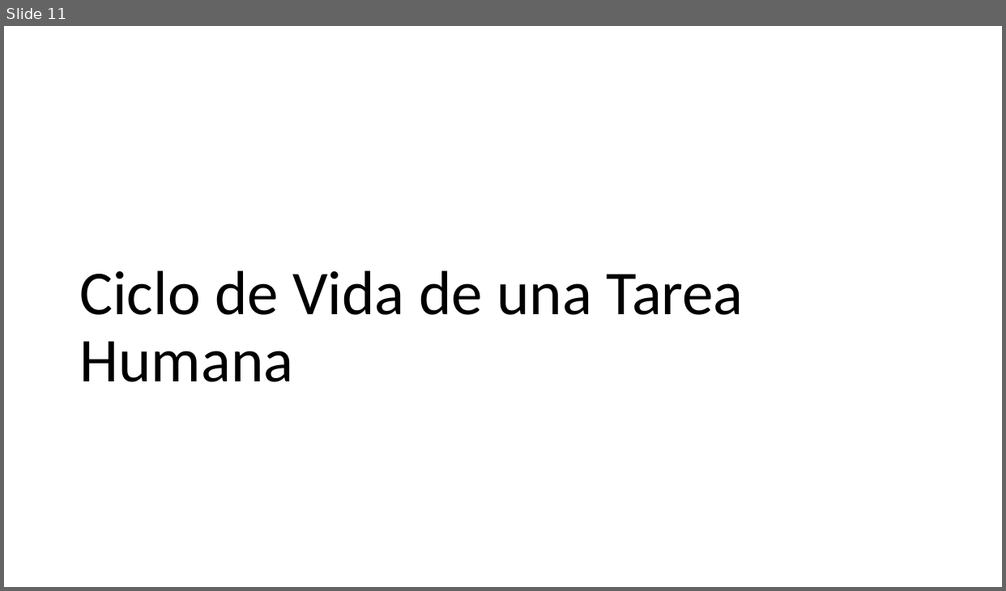
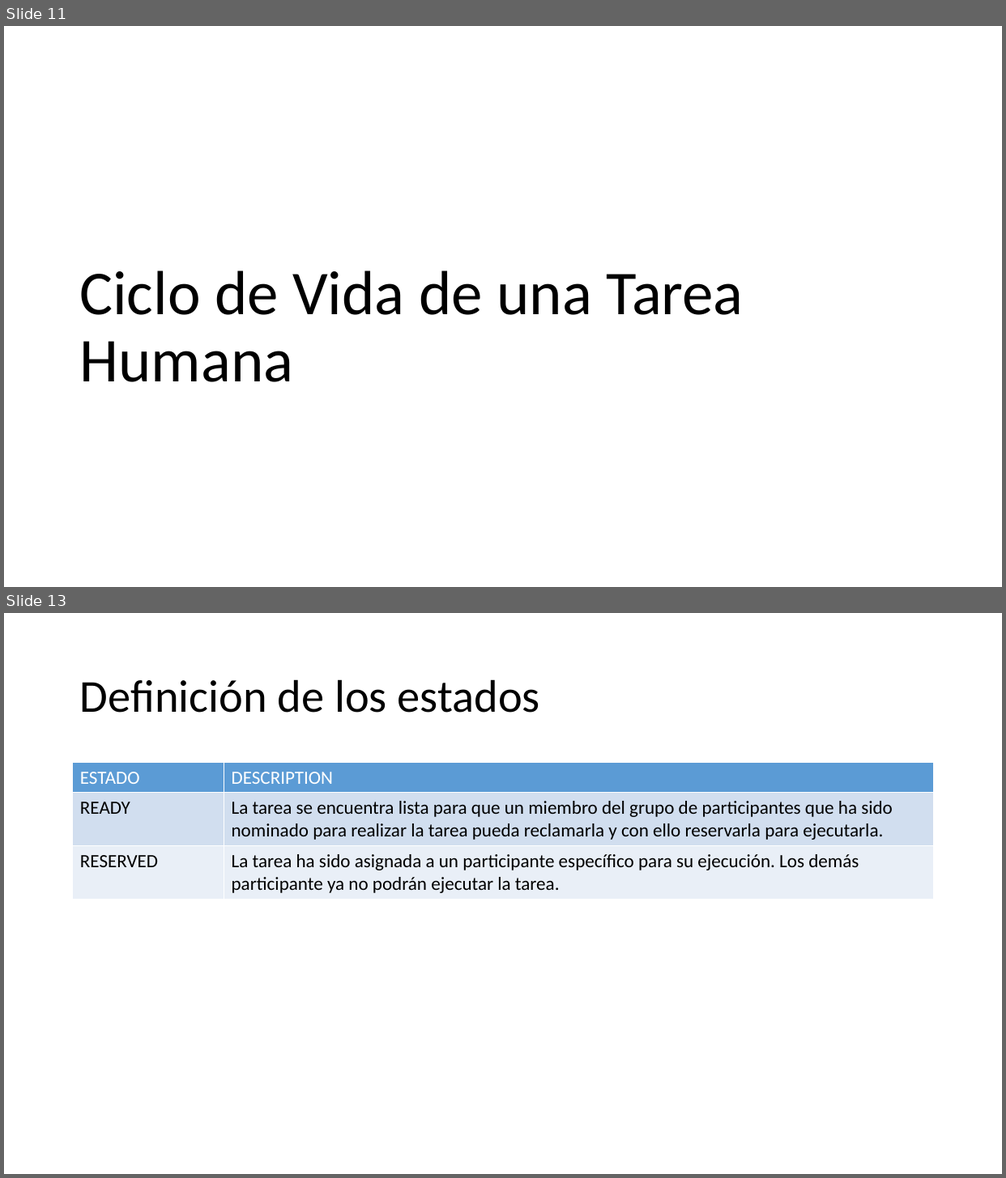
Before and after one commit to upcevo201402/bpm-btm, a slide deck: Diseno/Concepto_Arquitectura.pptx. Shown one above the other, each under a label of ours: slide 11 before the commit, slides 11 and 13 after it; the slides between them are not shown. The pictures are 1006x591 and 1006x1178 pixels, drawn with LibreOffice and Linux fonts; fonts in the diff are those of the drawing. Boxes give left, top, right and bottom in pixels: in the first picture for what was removed or moved away, otherwise in the second. Text is boxed around its words. In the diff, an @@ line names an element or a change of style, - is before the commit and + after.

```diff
--- a/Diseno/Concepto_Arquitectura.pptx
+++ b/Diseno/Concepto_Arquitectura.pptx
@@ slide 13 added at (x1=4, y1=613, x2=1002, y2=1174), background #FFFFFF @@
@@ title added at (x1=80, y1=679, x2=540, y2=713), 44 pt, text #000000 @@
+Definición de los estados
@@ table added at (x1=73, y1=763, x2=934, y2=898), 3 rows, 2 columns @@
+ESTADO | DESCRIPTION
+READY | La tarea se encuentra lista para que un miembro del grupo de participantes que ha sido nominado para realizar la tarea pueda reclamarla y con ello reservarla para ejecutarla.
+RESERVED | La tarea ha sido asignada a un participante específico para su ejecución. Los demás participante ya no podrán ejecutar la tarea.
```
Also in this commit, not shown: 3 other slides added, 1 slide removed, 1 other file.
